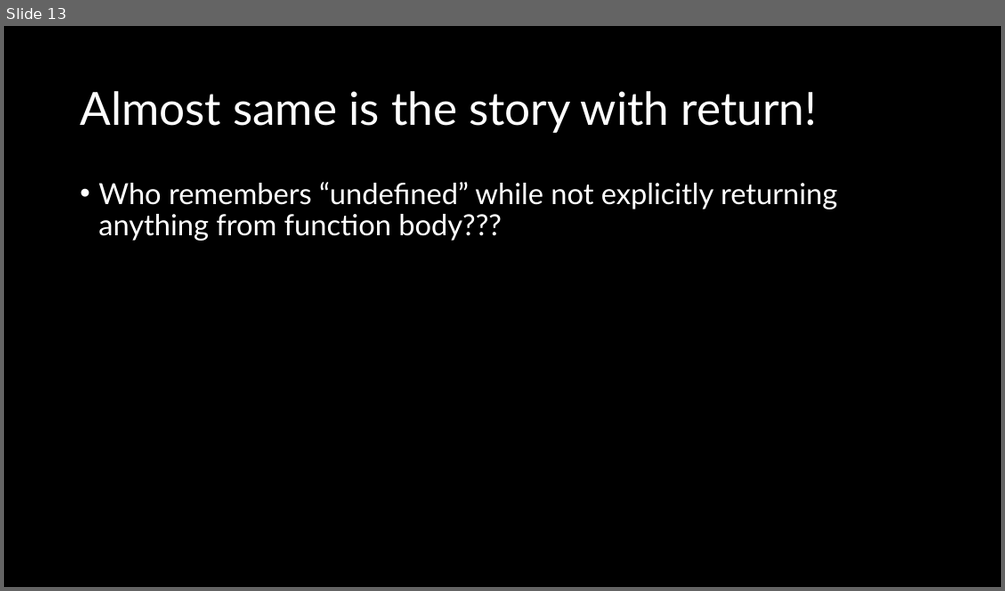
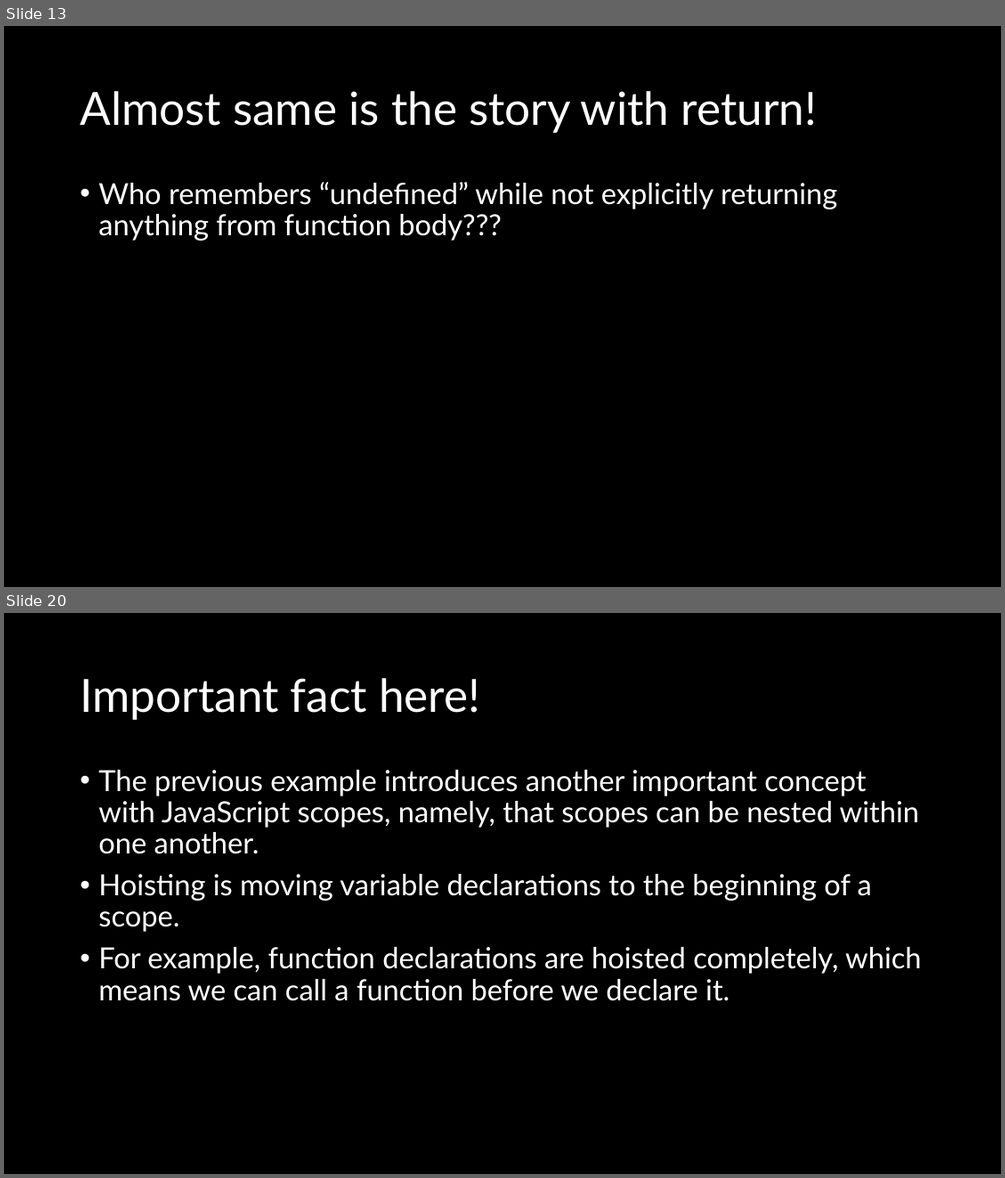
Before and after one commit to natiquekeyin/fall2024, a slide deck: JavaScript/Week3/Week3.pptx. Shown one above the other, each under a label of ours: slide 13 before the commit, slides 13 and 20 after it; the slides between them are not shown. The pictures are 1005x591 and 1005x1178 pixels, drawn with LibreOffice and Linux fonts; fonts in the diff are those of the drawing. Boxes give left, top, right and bottom in pixels: in the first picture for what was removed or moved away, otherwise in the second. Text is boxed around its words. In the diff, an @@ line names an element or a change of style, - is before the commit and + after.

```diff
--- a/JavaScript/Week3/Week3.pptx
+++ b/JavaScript/Week3/Week3.pptx
@@ slide 20 added at <box>4,613,1001,1174</box>, background #000000 @@
@@ title added at <box>80,678,480,720</box>, 44 pt, text #FFFFFF @@
+Important fact here!
@@ text added at <box>98,770,922,1001</box>, 28 pt, text #FFFFFF @@
+• The previous example introduces another important concept with JavaScript scopes, namely, that scopes can be nested within one another.
+• Hoisting is moving variable declarations to the beginning of a scope.
+• For example, function declarations are hoisted completely, which means we can call a function before we declare it.
```
Also in this commit, not shown: 13 other slides added, 1 other file.
